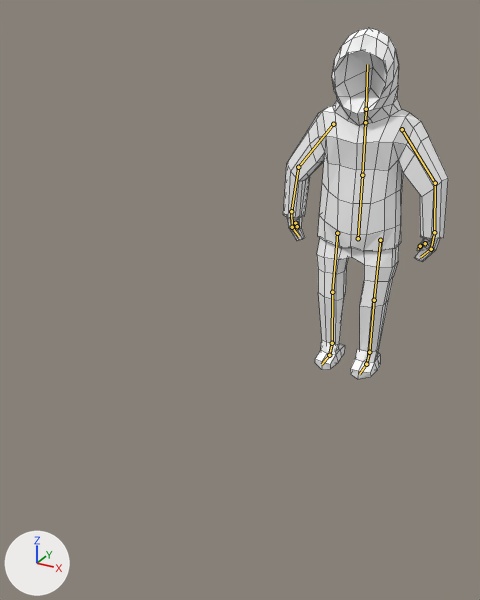
One commit to the Blender file Resources/77613_Simple_Character__rigged_/Shadowmanv5_again.blend: the scene before it, then after it.
Both versions are drawn from a camera (50 mm lens) standing at (7.11, -21.31, 12.35) and looking at (-0.58, -7.33, 5.36). The axes (+X, +Y, +Z) are drawn at lower left. The lights are the same throughout. The bones that bend it are drawn over the model as lines. Mesh edges are drawn as thin lines.
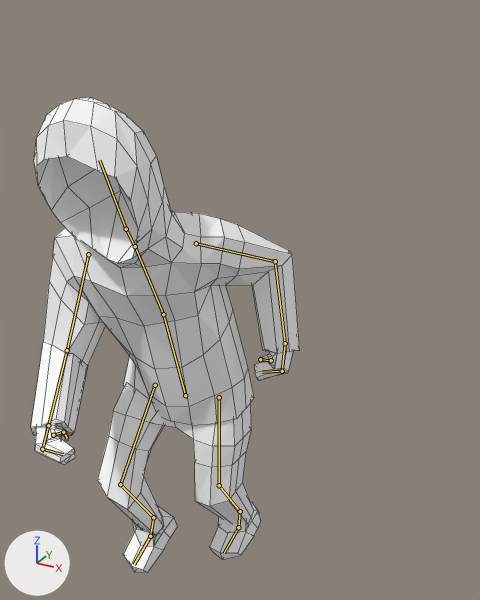
The newer file adds an action. The first version stands in its rest pose; the second is drawn at frame 24 of the action 'RunMovement'.

Pixel boxes [x1, y1, x2, y2] of what changed, in the pictures (480 x 600 px):
'Cube.000', posed (63% wider, 36% taller)
    before: [283, 28, 448, 379]
    after: [31, 97, 300, 573]
bone 'Stomach', root to tip
    before: (358, 238) to (362, 175)
    after: (185, 395) to (163, 314)
bone 'Chest', root to tip
    before: (362, 175) to (365, 122)
    after: (163, 314) to (135, 246)
bone 'Upper arm.l', root to tip
    before: (402, 129) to (435, 183)
    after: (196, 243) to (275, 261)
bone 'Lower arm.l', root to tip
    before: (435, 183) to (434, 232)
    after: (275, 261) to (285, 343)
bone 'Hand.l', root to tip
    before: (434, 232) to (431, 249)
    after: (285, 343) to (282, 371)
bone 'Upper thumb.l', root to tip
    before: (425, 243) to (420, 246)
    after: (271, 360) to (260, 359)
bone 'Lower thumb.l', root to tip
    before: (420, 246) to (418, 249)
    after: (260, 359) to (262, 360)
bone 'Fingers.l', root to tip
    before: (431, 249) to (420, 257)
    after: (282, 371) to (262, 372)
bone 'Head', root to tip
    before: (366, 109) to (367, 64)
    after: (126, 229) to (99, 160)
bone 'Upper arm.r', root to tip
    before: (333, 124) to (298, 167)
    after: (88, 254) to (67, 350)
bone 'Lower arm.r', root to tip
    before: (298, 167) to (291, 211)
    after: (67, 350) to (48, 425)
bone 'Hand.r', root to tip
    before: (291, 211) to (292, 227)
    after: (48, 425) to (42, 449)
bone 'Upper thumb.r', root to tip
    before: (295, 223) to (297, 226)
    after: (53, 435) to (63, 432)
bone 'Lower thumb.r', root to tip
    before: (297, 226) to (296, 229)
    after: (63, 432) to (67, 438)
bone 'Fingers.r', root to tip
    before: (292, 227) to (299, 236)
    after: (42, 449) to (63, 454)

The edits, one by one:
Bone 'Stomach' (bone_stomach) moves from (0.0, 0.0, 0.0) to (-0.09, -0.13, -11.23).
Bone 'Stomach' (bone_stomach) turns from (0, 0, 0) to (-14, 5, -3) degrees about its own x, y and z.
Bone 'Chest' (bone_chest) turns from (0, 0, 0) to (-5, 3, -2) degrees about its own x, y and z.
Bone 'Upper arm.l' (bone_upper_arm_l) moves from (0.0, 0.0, 0.0) to (-0.01, -0.11, 0.05).
Bone 'Upper arm.l' (bone_upper_arm_l) turns from (0, 0, 0) to (37, 9, 11) degrees about its own x, y and z.
Bone 'Lower arm.l' (bone_lower_arm_l) moves from (0.0, 0.0, 0.0) to (0.15, -0.22, 0.3).
Bone 'Lower arm.l' (bone_lower_arm_l) turns from (0, 0, 0) to (-71, 6, -20) degrees about its own x, y and z.
Bone 'Hand.l' (bone_hand_l) turns from (0, 0, 0) to (-32, 1, -15) degrees about its own x, y and z.
Bone 'Upper thumb.l' (bone_upper_thumb_l) turns from (0, 0, 0) to (2, -26, 24) degrees about its own x, y and z.
Bone 'Lower thumb.l' (bone_lower_thumb_l) turns from (0, 0, 0) to (126, -23, -5) degrees about its own x, y and z.
Bone 'Fingers.l' (bone_fingers_l) turns from (0, 0, 0) to (-5, -1, 51) degrees about its own x, y and z.
Bone 'Head' (bone_head) turns from (0, 0, 0) to (6, 0, 0) degrees about its own x, y and z.
Bone 'Upper arm.r' (bone_upper_arm_r) moves from (0.0, 0.0, 0.0) to (0.1, 0.1, -0.11).
Bone 'Upper arm.r' (bone_upper_arm_r) turns from (0, 0, 0) to (-32, 5, -20) degrees about its own x, y and z.
Bone 'Lower arm.r' (bone_lower_arm_r) turns from (0, 0, 0) to (-44, -7, 6) degrees about its own x, y and z.
Bone 'Hand.r' (bone_hand_r) turns from (0, 0, 0) to (-18, -7, 4) degrees about its own x, y and z.
Bone 'Upper thumb.r' (bone_upper_thumb_r) turns from (0, 0, 0) to (-34, 17, -29) degrees about its own x, y and z.
Bone 'Lower thumb.r' (bone_lower_thumb_r) turns from (0, 0, 0) to (61, 13, -32) degrees about its own x, y and z.
Bone 'Fingers.r' (bone_fingers_r) turns from (0, 0, 0) to (0, -9, -27) degrees about its own x, y and z.
Bone 'leg control.l' (bone_leg_control_l) moves from (0.0, 0.0, 0.0) to (0.01, 9.9, -0.29).
Bone 'leg control.l' (bone_leg_control_l) turns from (0, 0, 0) to (14, 0, 0) degrees about its own x, y and z.
Bone 'Leg pole target.l' (bone_leg_pole_target_l) moves from (0.0, 0.0, 0.0) to (0.0, 10.8, 0.0).
Bone 'leg control.r' (bone_leg_control_r) moves from (0.0, 0.0, 0.0) to (-0.03, 11.54, -0.57).
Bone 'leg control.r' (bone_leg_control_r) turns from (0, 0, 0) to (5, 0, 0) degrees about its own x, y and z.
Bone 'Foot control.r' (bone_foot_control_r) turns from (0, 0, 0) to (13, 0, -1) degrees about its own x, y and z.
Bone 'Leg pole target.r' (bone_leg_pole_target_r) moves from (0.0, 0.0, 0.0) to (-0.25, 10.81, -0.03).
